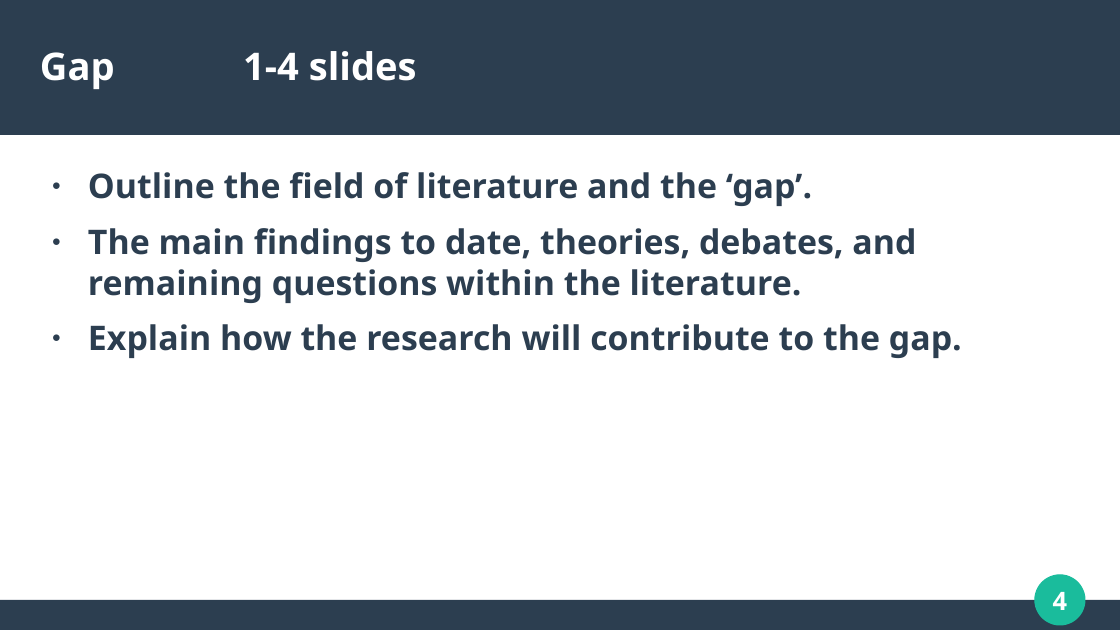
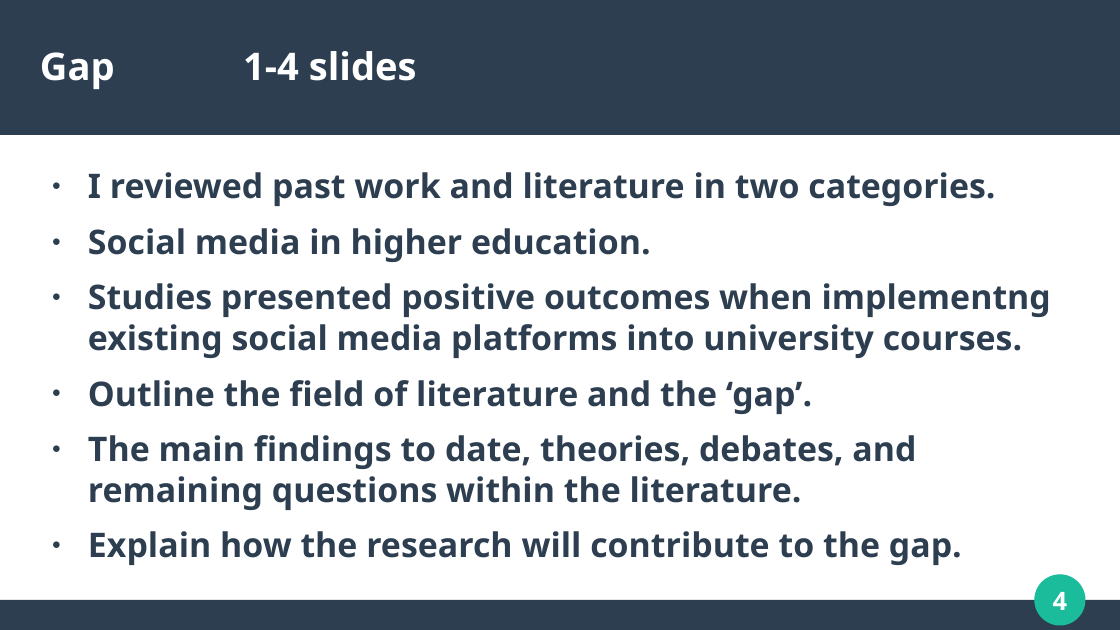
Before and after one commit to dannydaley/myUniSocial, a slide deck: slide 4 of Documentation/COMP320 PRESENTATION.odp. Drawn at 1120x630 pixels with LibreOffice and Linux fonts; fonts in the diff are those of the drawing. Boxes give left, top, right and bottom in pixels: in the first picture for what was removed or moved away, otherwise in the second. Text is boxed around its words. In the diff, an @@ line names an element or a change of style, - is before the commit and + after.

Commit message:
added more to presentation

```diff
--- a/Documentation/COMP320 PRESENTATION.odp
+++ b/Documentation/COMP320 PRESENTATION.odp
@@ text at (88, 172, 1051, 358): paragraphs added @@
+● I reviewed past work and literature in two categories.
+● Social media in higher education.
+● Studies presented positive outcomes when implementng existing social media platforms into university courses.
```
Also in this commit, not shown: 4 other slides changed, 5 slides added, 2 slides removed, 1 other file.
